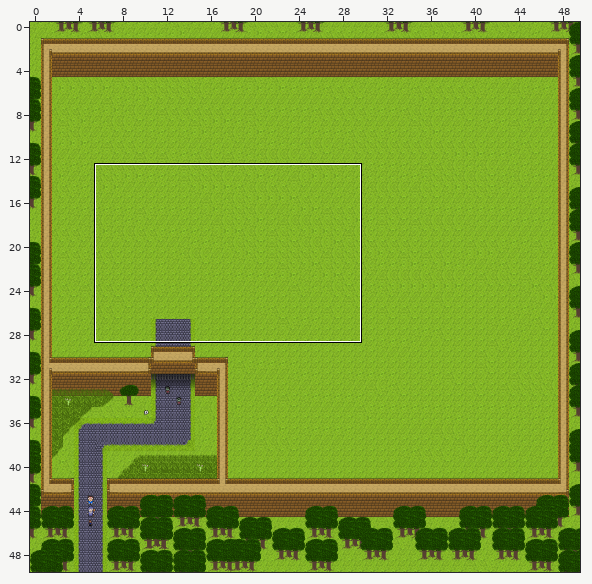
An edit to a level. Tiled map, Board1.tmx. The first picture is a wide view before the edit; the outline marks the close-up.
Close-up. Before the commit:
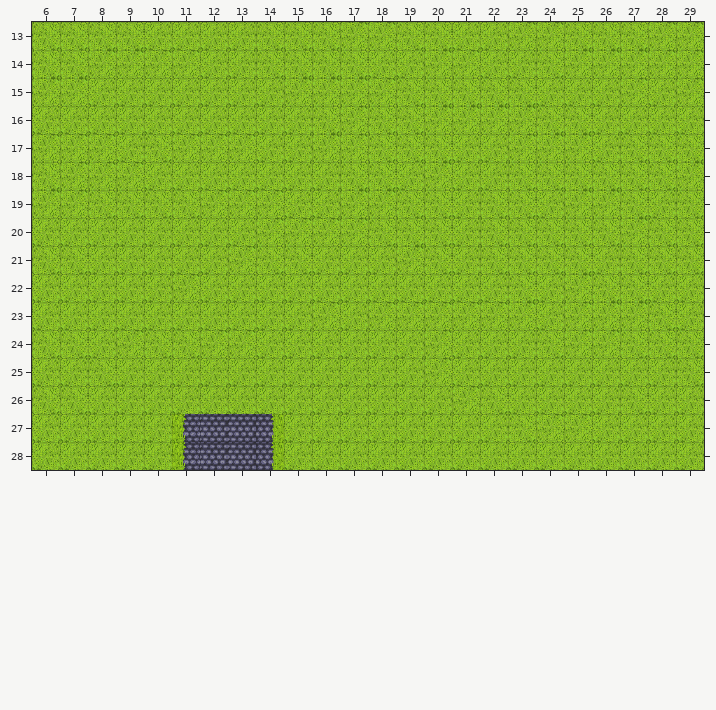
Cells are 32x32 px. Shown: x 6..29, y 13..28. The commit also changed other parts of the map, which this record leaves out.
Once edited:
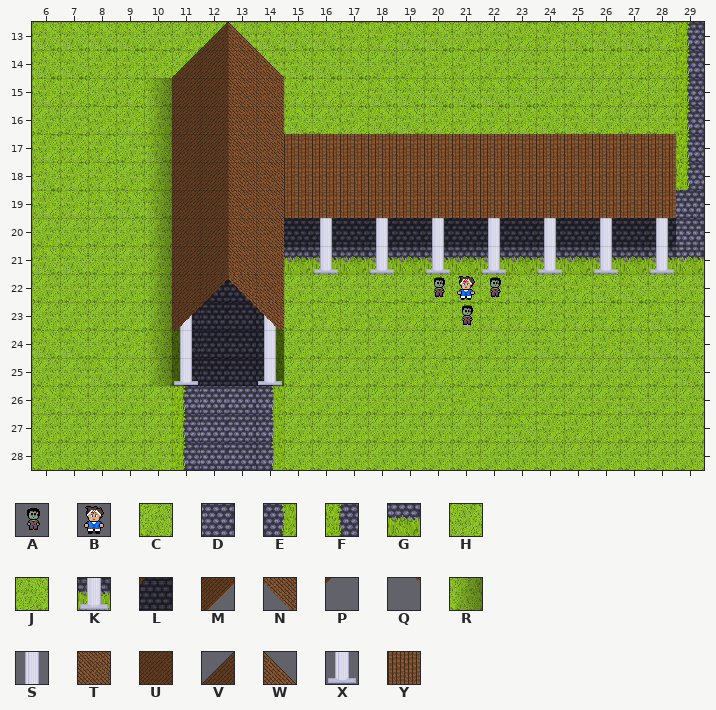
Key: from "Alex": A 5, B 7; from "shittytileset": C 0, D 2, E 15, F 16, G 31, H 48, J 50, K 55, L 85, M 90, N 91, P 92, Q 93, R 95, S 105, T 106, U 107, V 108, W 109, X 120, Y 121.
_ is an empty cell.
Tiles of an added or newly shown layer are drawn over the layers below it.
See-through tiles are keyed as they look on the map.
Change:
Layer "Ground Layer":
Tile C gives way to one hidden under a higher layer in row 22 at x 14.
Tile H gives way to one hidden under a higher layer in row 22 at x 11.
Tile C replaces tile H in row 14 at x 11.
Tile C replaces tile J in row 14 at x 14.
Tile D replaces tile C in row 20 at x 21; in rows 22 to 23 at x 12 to 13; in rows 25 to 26 at x 12 to 13.
Tile D replaces tile H in row 20 at x 15 to 17 and 27; in row 24 at x 12 to 13.
Tile D replaces tile J in row 20 at x 18 to 20, 22 to 26 and 28.
Tile E replaces tile C in rows 23 to 26 at x 14.
Tile F replaces tile C in row 23 at x 11; in rows 25 to 26 at x 11.
Tile F replaces tile J in row 24 at x 11.
Tile G replaces tile C in row 21 at x 16 to 18, 21 and 26.
Tile G replaces tile H in row 21 at x 19.
Tile G replaces tile J in row 21 at x 15, 20, 22 to 25 and 27 to 28.
Tile J replaces tile C in row 15 at x 10.
Tile C is removed in row 15 at x 11 to 14; in row 16 at x 11 to 15; in row 17 at x 14; in row 18 at x 11 to 14; in row 20 at x 11 to 13; in row 21 at x 11 to 12.
Tile H is removed in row 17 at x 11 to 13; in row 19 at x 12 to 14; in row 20 at x 14; in row 21 at x 13.
Tile J is removed in row 19 at x 11; in row 21 at x 14.
Layer "Tile Layer 2":
Tile A is added in row 22 at x 20 and 22; in row 23 at x 21.
Tile B is added in row 22 at x 21.
Tile D is added in rows 19 to 20 at x 29.
Tile F is added in rows 13 to 18 at x 29.
Tile G is added in row 21 at x 29.
Tile K is added in row 21 at x 15 to 28.
Tile L is added in row 20 at x 15 to 28; in row 22 at x 12 to 13; in rows 23 to 25 at x 11 to 14.
Tile R is added in rows 15 to 25 at x 10.
Tile T is added in row 14 at x 13.
Tile U is added in row 14 at x 12.
Tile V is added in row 13 at x 12; in row 14 at x 11.
Tile W is added in row 13 at x 13; in row 14 at x 14.
Layer "Extra Trees":
Tile C is added in row 16 at x 16; in row 18 at x 9.
Tile H is added in row 15 at x 9; in row 16 at x 8 to 9.
Tile J is added in row 15 at x 18; in row 16 at x 15.
Tile S is added in row 20 at x 16, 18, 20, 22, 24, 26 and 28; in rows 23 to 24 at x 11 and 14.
Tile T is added in rows 15 to 19 at x 13 to 14.
Tile U is added in rows 15 to 19 at x 11 to 12.
Tile X is added in row 21 at x 16, 18, 20, 22, 24, 26 and 28; in row 25 at x 11 and 14.
Layer "Shading" (added):
Tile M is added in row 22 at x 12; in row 23 at x 11.
Tile N is added in row 22 at x 13; in row 23 at x 14.
Tile P is added in row 23 at x 12.
Tile Q is added in row 23 at x 13.
Tile T is added in rows 20 to 21 at x 13 to 14; in row 22 at x 14.
Tile U is added in rows 20 to 21 at x 11 to 12; in row 22 at x 11.
Tile Y is added in rows 17 to 19 at x 15 to 28.
Changed places in both close-ups, as pixel boxes (x1, y1, x2, y2):
changed: (88, 22, 704, 414)
